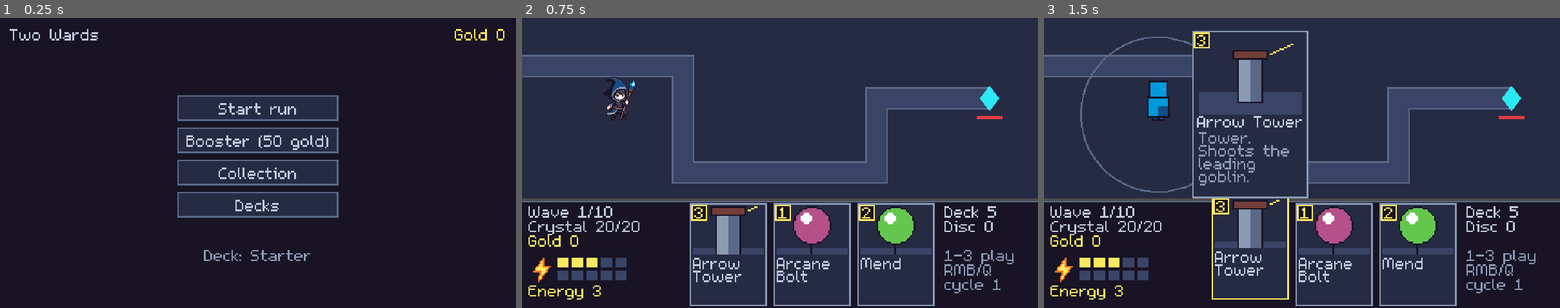
Above: before the commit, frames 1-3 (left to right).
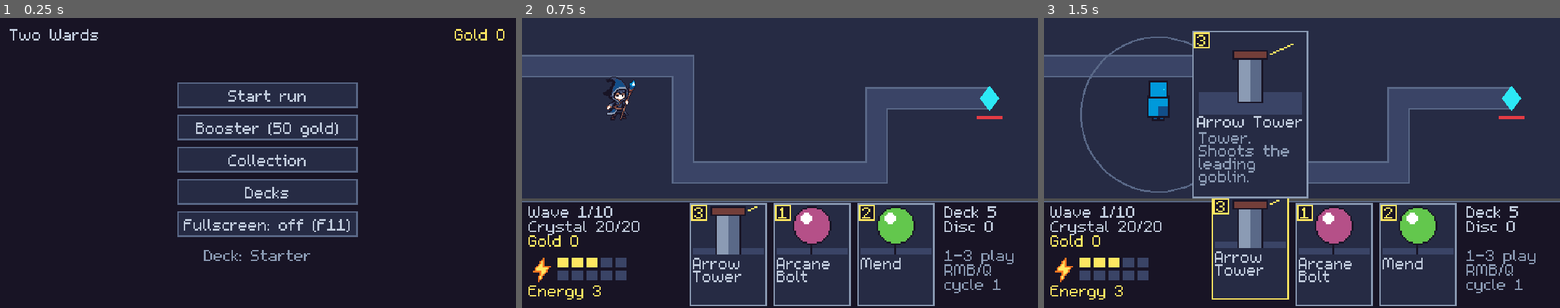
Above: after the commit, the same moments.

Repository: yggdrion/two-wards
Game: Godot game, scene res://scenes/main.tscn
The game is run twice, just before and just after one commit, with the same random seed, the same clock (stepped at 60 frames per second) and the same inputs.
Inputs (mouse positions are in pixels of both pictures, inside the frame that each line leads up to):
- Up to frame 1 (0.25 s): no input
- Up to frame 2 (0.75 s): click "Start run" at 0.5 s
- Up to frame 3 (1.5 s): tap Enter at 1.25, 1.35 s; move the mouse to (1250, 255) at 1.27 s; hold D from 1.28 s (still down); click (1250, 255) at 1.42 s

The runs differ from the first frame. In frame 1, 13% of the frame differs, in the area x 34-70%, y 22-76%; in frame 2, nothing differs; in frame 3, nothing differs.

Commit message:
Fullscreen toggle (F11, Alt+Enter, camp button) saved in settings.cfg
Co-Authored-By: Claude Opus 5.5 (1M context) <noreply@anthropic.com>
Claude-Session: https://claude.ai/code/session_01GmDhwRGeRikMYNb3Z3yT1C

Diff:
--- a/game/scripts/app.gd
+++ b/game/scripts/app.gd
@@ -10,8 +10,11 @@
 
 ## Where the profile is saved; tests point this at a temp file.
 @export var save_path := SaveStore.path_for("default")
+## Where display options are saved; tests point this at a temp file.
+@export var settings_path := DisplaySettings.PATH
 
 var profile: Profile
+var display: DisplaySettings
 var catalog: CardCatalog
 var current: Screen = Screen.CAMP
 var _ui: CanvasLayer
@@ -25,6 +28,8 @@
 	catalog = CardCatalog.load_dir()
 	profile = SaveStore.load_or_create(save_path)
 	profile.changed.connect(save)
+	display = DisplaySettings.load_from(settings_path)
+	display.apply()
 	_ui = CanvasLayer.new()
 	add_child(_ui)
 	_root = Control.new()
@@ -32,6 +37,13 @@
 	_root.size = MetaScreen.SCREEN
 	_ui.add_child(_root)
 	show_screen(Screen.CAMP)
+
+
+## F11 and Alt+Enter work on every screen, in and out of runs.
+func _input(event: InputEvent) -> void:
+	if DisplaySettings.is_toggle_event(event):
+		display.toggle_fullscreen()
+		get_viewport().set_input_as_handled()
 
 
 func save() -> void:
@@ -59,7 +71,9 @@
 		Screen.DECKS:
 			view = DeckBuilderScreen.new()
 		_:
-			view = CampScreen.new()
+			var camp := CampScreen.new()
+			camp.display = display
+			view = camp
 	view.setup(profile, catalog)
 	view.navigate.connect(func(next: int) -> void: show_screen(next as Screen))
 	_root.add_child(view)
--- /dev/null
+++ b/game/scripts/meta/display_settings.gd
@@ -0,0 +1,63 @@
+class_name DisplaySettings
+extends RefCounted
+## Machine-wide display options (fullscreen), kept in a ConfigFile apart from the profile save,
+## since they belong to the screen and not to the player.
+##
+## The picture always scales by whole multiples of 640x360 (project stretch settings), so pixels
+## stay sharp in any window or fullscreen; the rest of the screen gets bars.
+
+signal changed
+
+const PATH := "user://settings.cfg"
+
+var path := PATH
+var fullscreen := false
+
+
+static func load_from(settings_path: String = PATH) -> DisplaySettings:
+	var settings := DisplaySettings.new()
+	settings.path = settings_path
+	var file := ConfigFile.new()
+	if file.load(settings_path) == OK:
+		settings.fullscreen = file.get_value("display", "fullscreen", false)
+	return settings
+
+
+## True for the keys that toggle fullscreen: F11 and Alt+Enter.
+static func is_toggle_event(event: InputEvent) -> bool:
+	var key := event as InputEventKey
+	if key == null or not key.pressed or key.echo:
+		return false
+	if key.physical_keycode == KEY_F11:
+		return true
+	return key.alt_pressed and key.physical_keycode in [KEY_ENTER, KEY_KP_ENTER]
+
+
+func save() -> Error:
+	var file := ConfigFile.new()
+	file.set_value("display", "fullscreen", fullscreen)
+	return file.save(path)
+
+
+func set_fullscreen(value: bool) -> void:
+	fullscreen = value
+	apply()
+	var err := save()
+	if err != OK:
+		push_error("Saving %s failed: %s" % [path, error_string(err)])
+	changed.emit()
+
+
+func toggle_fullscreen() -> void:
+	set_fullscreen(not fullscreen)
+
+
+## Puts the window into the saved mode. Does nothing without a real window (headless tests).
+func apply() -> void:
+	if DisplayServer.get_name() == "headless":
+		return
+	var mode := (
+		DisplayServer.WINDOW_MODE_FULLSCREEN if fullscreen else DisplayServer.WINDOW_MODE_WINDOWED
+	)
+	if DisplayServer.window_get_mode() != mode:
+		DisplayServer.window_set_mode(mode)
--- a/game/scripts/ui/meta/camp_screen.gd
+++ b/game/scripts/ui/meta/camp_screen.gd
@@ -3,7 +3,10 @@
 ## The hub between runs: start a run with the active deck, open boosters, browse the
 ## collection, build decks.
 
+## Optional; when set, the camp shows a fullscreen toggle.
+var display: DisplaySettings
 var start_button: Button
+var fullscreen_button: Button
 var booster_button: Button
 var _deck_label: Label
 
@@ -12,7 +15,7 @@
 	add_header("Two Wards", false)
 	var menu := VBoxContainer.new()
 	menu.add_theme_constant_override("separation", 8)
-	menu.position = Vector2(220, 96)
+	menu.position = Vector2(220, 80)
 	menu.size = Vector2(200, 0)
 	add_child(menu)
 	start_button = button("Start run", func() -> void: navigate.emit(App.Screen.RUN))
@@ -26,6 +29,11 @@
 		button("Decks", func() -> void: navigate.emit(App.Screen.DECKS)),
 	]:
 		menu.add_child(item)
+	if display != null:
+		fullscreen_button = button("", display.toggle_fullscreen)
+		menu.add_child(fullscreen_button)
+		display.changed.connect(_refresh_fullscreen)
+		_refresh_fullscreen()
 	_deck_label = label("", &"DimLabel")
 	_deck_label.horizontal_alignment = HORIZONTAL_ALIGNMENT_CENTER
 	_deck_label.position = Vector2(0, 280)
@@ -42,3 +50,7 @@
 		_deck_label.text = "Deck: %s" % deck_name
 	else:
 		_deck_label.text = "Deck %s is not ready, fix it in Decks" % deck_name
+
+
+func _refresh_fullscreen() -> void:
+	fullscreen_button.text = "Fullscreen: %s (F11)" % ("on" if display.fullscreen else "off")
--- /dev/null
+++ b/game/tests/display_settings_test.gd
@@ -0,0 +1,39 @@
+extends GdUnitTestSuite
+## Fullscreen setting: the toggle keys and saving it apart from the profile.
+
+const PATH := "user://test_saves/settings.cfg"
+
+
+func before_test() -> void:
+	DirAccess.make_dir_recursive_absolute(PATH.get_base_dir())
+	DirAccess.remove_absolute(PATH)
+
+
+func _key(code: Key, alt := false, pressed := true, echo := false) -> InputEventKey:
+	var key := InputEventKey.new()
+	key.physical_keycode = code
+	key.alt_pressed = alt
+	key.pressed = pressed
+	key.echo = echo
+	return key
+
+
+func test_defaults_to_windowed_without_a_file() -> void:
+	assert_bool(DisplaySettings.load_from(PATH).fullscreen).is_false()
+
+
+func test_toggle_saves_and_loads_back() -> void:
+	var settings := DisplaySettings.load_from(PATH)
+	settings.toggle_fullscreen()
+	assert_bool(DisplaySettings.load_from(PATH).fullscreen).is_true()
+	settings.toggle_fullscreen()
+	assert_bool(DisplaySettings.load_from(PATH).fullscreen).is_false()
+
+
+func test_toggle_keys() -> void:
+	assert_bool(DisplaySettings.is_toggle_event(_key(KEY_F11))).is_true()
+	assert_bool(DisplaySettings.is_toggle_event(_key(KEY_ENTER, true))).is_true()
+	assert_bool(DisplaySettings.is_toggle_event(_key(KEY_KP_ENTER, true))).is_true()
+	assert_bool(DisplaySettings.is_toggle_event(_key(KEY_ENTER))).is_false()
+	assert_bool(DisplaySettings.is_toggle_event(_key(KEY_F11, false, false))).is_false()
+	assert_bool(DisplaySettings.is_toggle_event(_key(KEY_F11, false, true, true))).is_false()
--- a/game/tests/meta_screens_test.gd
+++ b/game/tests/meta_screens_test.gd
@@ -3,15 +3,19 @@
 
 const APP_SCENE := preload("res://scenes/main.tscn")
 const PATH := "user://test_saves/app_profile.json"
+const SETTINGS_PATH := "user://test_saves/app_settings.cfg"
 
 
 func before_test() -> void:
+	DirAccess.make_dir_recursive_absolute(PATH.get_base_dir())
 	DirAccess.remove_absolute(PATH)
+	DirAccess.remove_absolute(SETTINGS_PATH)
 
 
 func _app() -> App:
 	var app: App = APP_SCENE.instantiate()
 	app.save_path = PATH
+	app.settings_path = SETTINGS_PATH
 	add_child(app)
 	auto_free(app)
 	return app
@@ -108,3 +112,24 @@
 	assert_int(app.profile.gold).is_equal(30)
 	game.finished.emit()
 	assert_int(app.current).is_equal(App.Screen.CAMP)
+
+
+func test_camp_toggles_fullscreen_and_remembers_it() -> void:
+	var app := _app()
+	var camp: CampScreen = app._screen
+	assert_str(camp.fullscreen_button.text).contains("off")
+	camp.fullscreen_button.pressed.emit()
+	assert_bool(app.display.fullscreen).is_true()
+	assert_str(camp.fullscreen_button.text).contains("on")
+	app.free()
+	assert_bool(_app().display.fullscreen).is_true()
+
+
+func test_f11_toggles_fullscreen_on_any_screen() -> void:
+	var app := _app()
+	app.show_screen(App.Screen.COLLECTION)
+	var key := InputEventKey.new()
+	key.physical_keycode = KEY_F11
+	key.pressed = true
+	app._input(key)
+	assert_bool(app.display.fullscreen).is_true()
Not shown, added: game/scripts/meta/display_settings.gd.uid
Not shown, added: game/tests/display_settings_test.gd.uid
